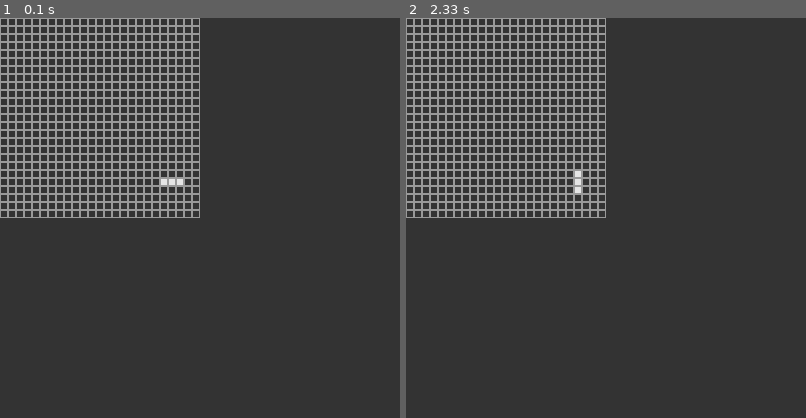
Above: before the commit, frames 1-2 (left to right).
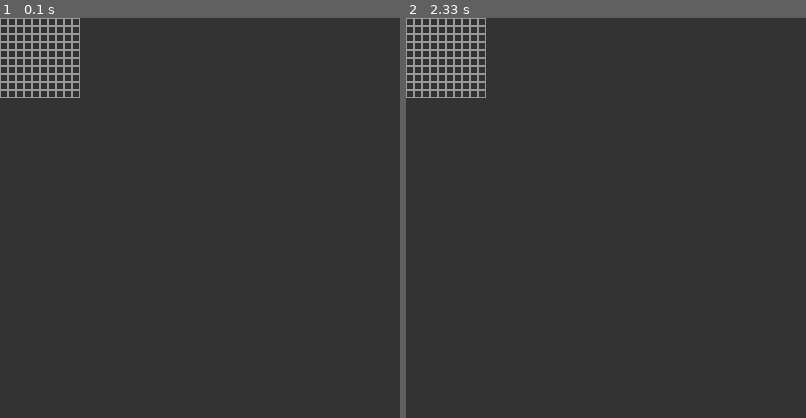
Above: after the commit, the same moments.

Repository: SupahXYT/conways-game-of-life
Game: pygame game, started from pygame_display.py
Same seed, same stepped clock (60 frames per second), same inputs: the game is played once before the commit and once after it.
Inputs (mouse positions are in pixels of both pictures, inside the frame that each line leads up to):
- Up to frame 1 (0.1 s): no input
- Up to frame 2 (2.33 s): tap Space at 0.33 s; hold Right 0.67-1.13 s; move the mouse to (646, 306) at 0.7 s

The runs differ from the first frame. In frame 1, 9.3% of the frame differs, in the area x 0-50%, y 0-50%; in frame 2, 9.3%.

Commit message:
change var and further performance impropvements

Diff:
--- a/Game.py
+++ b/Game.py
@@ -4,9 +4,6 @@
     def __init__(self, width, height):
         self.steps = 0
         self.grid = [[False for i in range(height)] for j in range(width)]
-        self.grid[20][20] = True
-        self.grid[21][20] = True
-        self.grid[22][20] = True
 
     @staticmethod
     def neighbors(grid, row, col):
--- a/pygame_display.py
+++ b/pygame_display.py
@@ -6,22 +6,22 @@
 col_fill = (229, 229, 229)
 
 class Display():
-    def __init__(self):
+    def __init__(self, width, height):
         pygame.init()
         self.display = pygame.display.set_mode((400, 400), pygame.RESIZABLE)
         self.display.fill(col_bg)
-        self.game = Game.game(25, 25)
+        self.game = Game.game(width, height)
         self.paused = True
         self.scale = 1
         self.ox, self.oy = (0, 0)
         self.button = 1
-        self.to_flip = True
+        self.update_display = True
         pygame.display.flip()
 
     def main(self):
         running = True
         while running:
-            self.to_flip = True
+            self.update_display = True
             events = pygame.event.get()
             if(len(events) > 0):
                 for event in events:
@@ -38,14 +38,14 @@
                     if event.type == MOUSEMOTION:
                         self.on_motion(event)
             else:
-                self.to_flip = False
+                self.update_display = False
 
             if(not self.paused):
                 self.game.step()
-                self.to_flip = True
+                self.update_display= True
 
-            self.draw()
-            if(self.to_flip):
+            if(self.update_display):
+                self.draw()
                 pygame.display.flip()
             pygame.time.wait(5)
 
@@ -98,5 +98,5 @@
                         self.oy + round(col*8*scale), round(scale*8), round(scale*8)), round(scale))
 
 
-d = Display()
+d = Display(10, 10)
 d.main()
